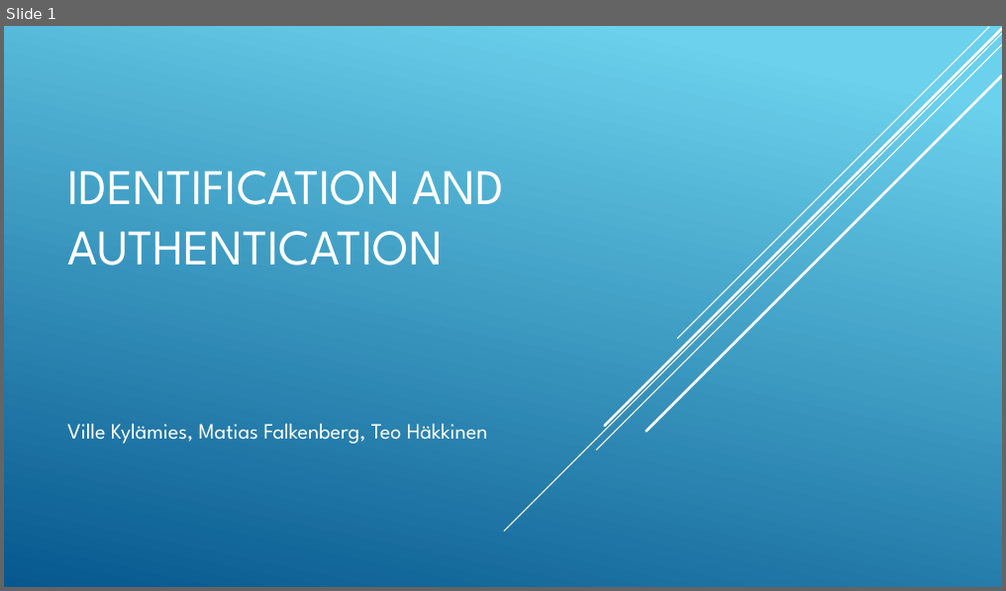
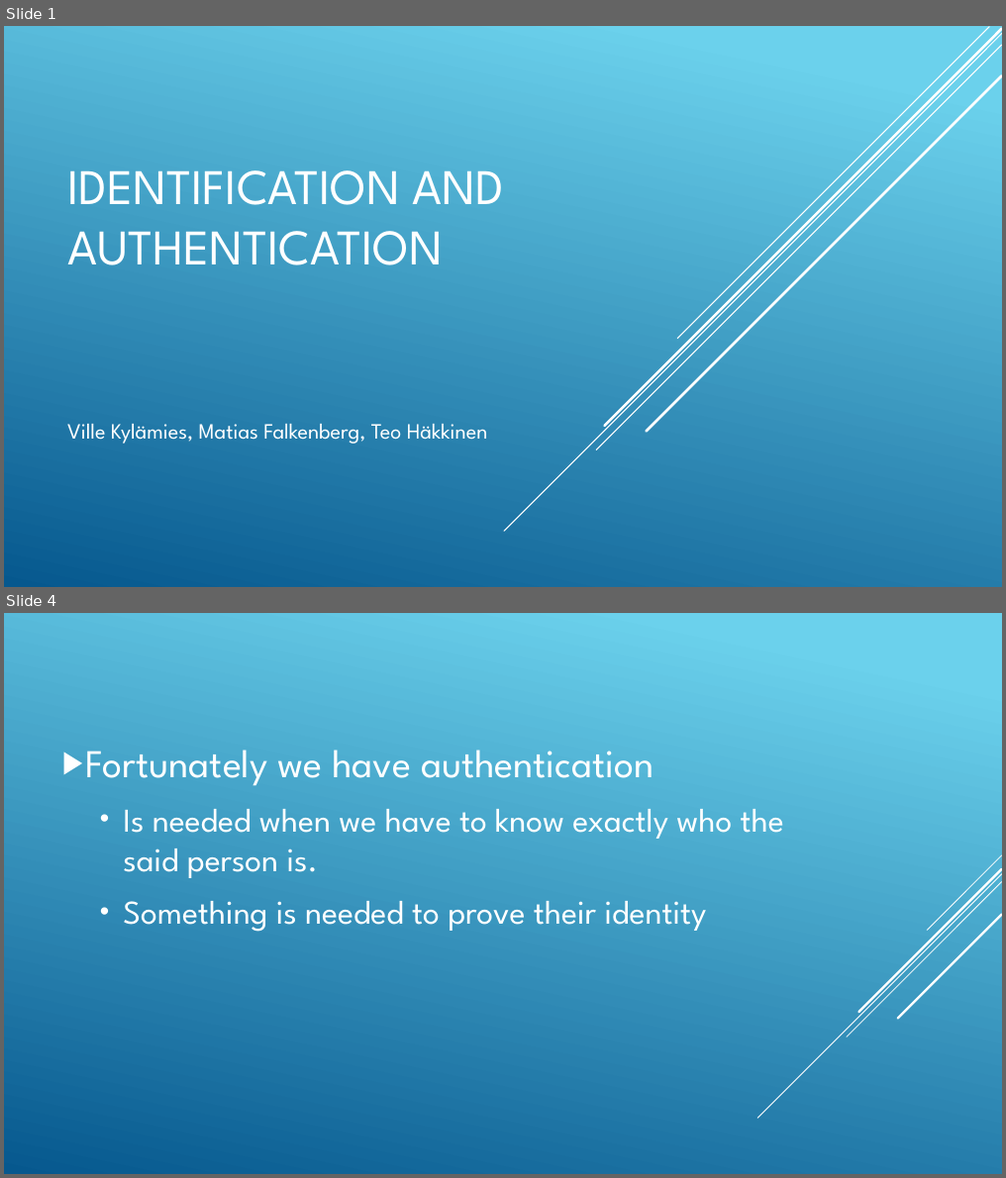
Before and after one commit to Kylisville/Repository-of-Kylis, a slide deck: Identification and authentication.pptx. Shown one above the other, each under a label of ours: slide 1 before the commit, slides 1 and 4 after it; the slides between them are not shown. The pictures are 1006x591 and 1006x1178 pixels, drawn with LibreOffice and Linux fonts; fonts in the diff are those of the drawing. Boxes give left, top, right and bottom in pixels: in the first picture for what was removed or moved away, otherwise in the second. Text is boxed around its words. In the diff, an @@ line names an element or a change of style, - is before the commit and + after.

```diff
--- a/Identification and authentication.pptx
+++ b/Identification and authentication.pptx
@@ slide 4 added at [4, 613, 1002, 1174], background gradient #6ED2EB to #06588E @@
@@ text added at [86, 750, 784, 932], 32 pt, text #FFFFFF @@
+▶ Fortunately we have authentication
+  • Is needed when we have to know exactly who the said person is.
+  • Something is needed to prove their identity
@@ group added at [757, 856, 1002, 1118]: 5 lines @@
```
Also in this commit, not shown: 2 slides changed, 7 other slides added.
